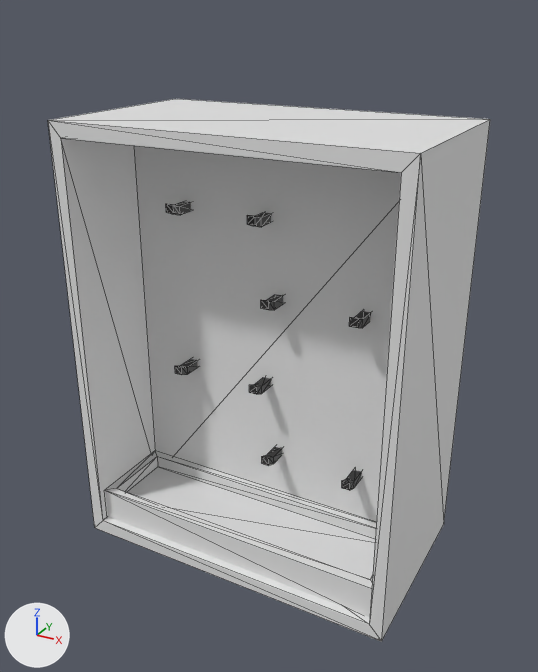
An edit to the glTF model world/props/models/equipment_rack.glb, drawn before and after from the same camera.
One viewpoint serves both versions: a 50 mm camera at (1.93, -3.52, 3.13) aimed at (0.02, -0.04, 1.39). The axes (+X, +Y, +Z) are drawn at lower left. The lights are the same throughout. Mesh edges are drawn as thin lines. Vertices at the same position are counted once.
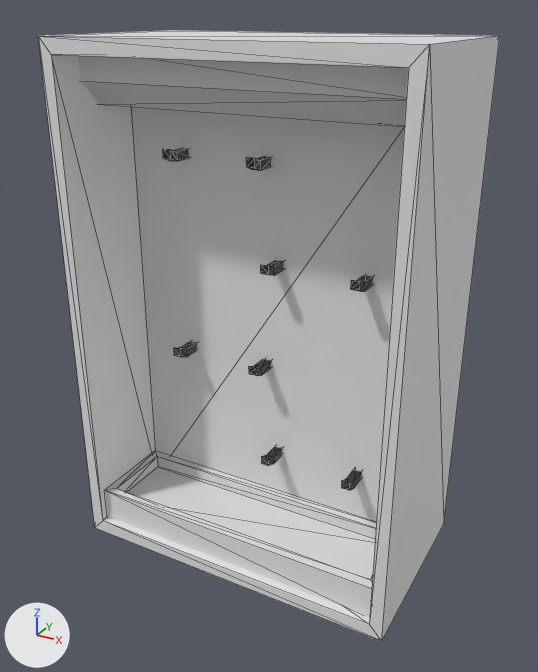
The change, as JSON lines over the scene's bpy script:
```json
{"block": "me_cube_013", "where": "me_cube_013.from_pydata(...)  # 16 vertices, 28 faces; spans x -1.0..1.0, y -0.57..0.57, z -1.0..1.6"}
{"block": "me_cube_013", "where": "# used by ob_cube; location = (0.0, 0.0, 1.0)"}
{"block": "me_cube_013", "change": "me_cube_013 part 1: the whole mesh is scaled about its middle by (1, 1, 1.16), then moved by (0.0, 0.0, 0.2)"}
{"op": "add", "block": "me_cube_001_1", "code": ["me_cube_001_1 = bpy.data.meshes.new('Cube.001')", "me_cube_001_1.from_pydata([(-0.94, -0.14, 0.15), (-0.94, 0.3, -0.15), (-0.94, 0.3, 0.15), (0.94, -0.14, 0.15), (0.94, 0.3, -0.15), (0.94, 0.3, 0.15), (-0.94, -0.01, -0.15), (-0.94, -0.14, -0.02), (0.94, -0.14, -0.02), (0.94, -0.01, -0.15)], [], [(8, 3, 0), (8, 0, 7), (1, 2, 5), (1, 5, 4), (9, 4, 5), (5, 3, 8), (5, 8, 9), (1, 6, 7), (7, 0, 2), (7, 2, 1), (5, 2, 0), (5, 0, 3), (6, 9, 8), (6, 8, 7), (1, 4, 9), (1, 9, 6)])"]}
{"op": "add", "block": "ob_cube_013", "code": ["ob_cube_013 = bpy.data.objects.new('Cube.013', me_cube_001_1)", "ob_cube_013.location = (0.0, -0.239, 2.797)"]}
```

Boxes [x1, y1, x2, y2] around the edits, measured in the pictures (538 x 672 px):
```json
{"object": "Cube", "change": "mesh rescaled", "before": [48, 99, 490, 642], "after": [38, 30, 500, 642], "on screen": "13% taller"}
{"object": "Cube.013", "change": "added", "after": [78, 55, 409, 126]}
```
